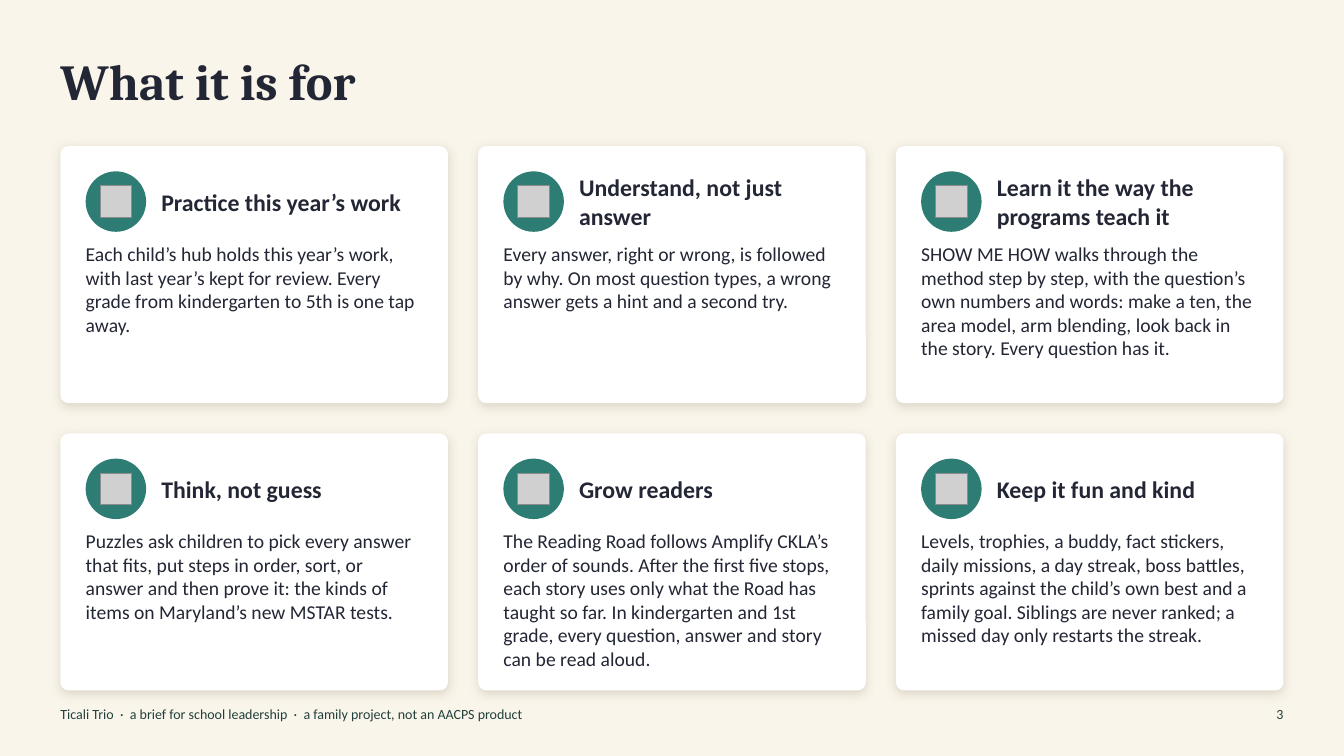
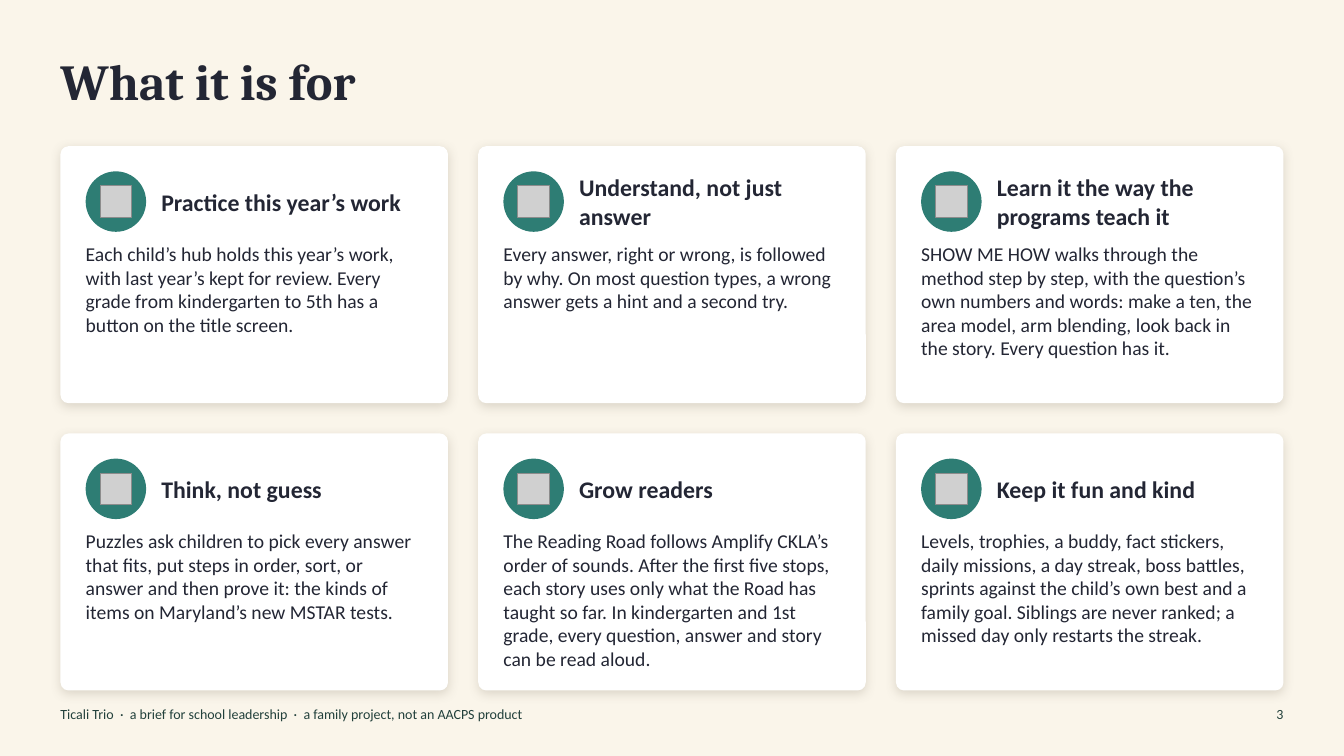
Before and after one commit to nicholasticali/Ticali-trio-education-game, a slide deck: slide 3 of for-school/Ticali_Trio_Brief.pptx. Drawn at 1344x756 pixels with LibreOffice and Linux fonts; fonts in the diff are those of the drawing; grey boxes stand for pictures. Boxes give left, top, right and bottom in pixels: in the first picture for what was removed or moved away, otherwise in the second. Text is boxed around its words. In the diff, an @@ line names an element or a change of style, - is before the commit and + after.

```diff
--- a/for-school/Ticali_Trio_Brief.pptx
+++ b/for-school/Ticali_Trio_Brief.pptx
@@ text at (86, 247, 394, 332): text changed @@
-Each child’s hub holds this year’s work, with last year’s kept for review. Every grade from kindergarten to 5th is one tap away.
+Each child’s hub holds this year’s work, with last year’s kept for review. Every grade from kindergarten to 5th has a button on the title screen.
```
Also in this commit, not shown: 2 other slides changed, 8 other files.
